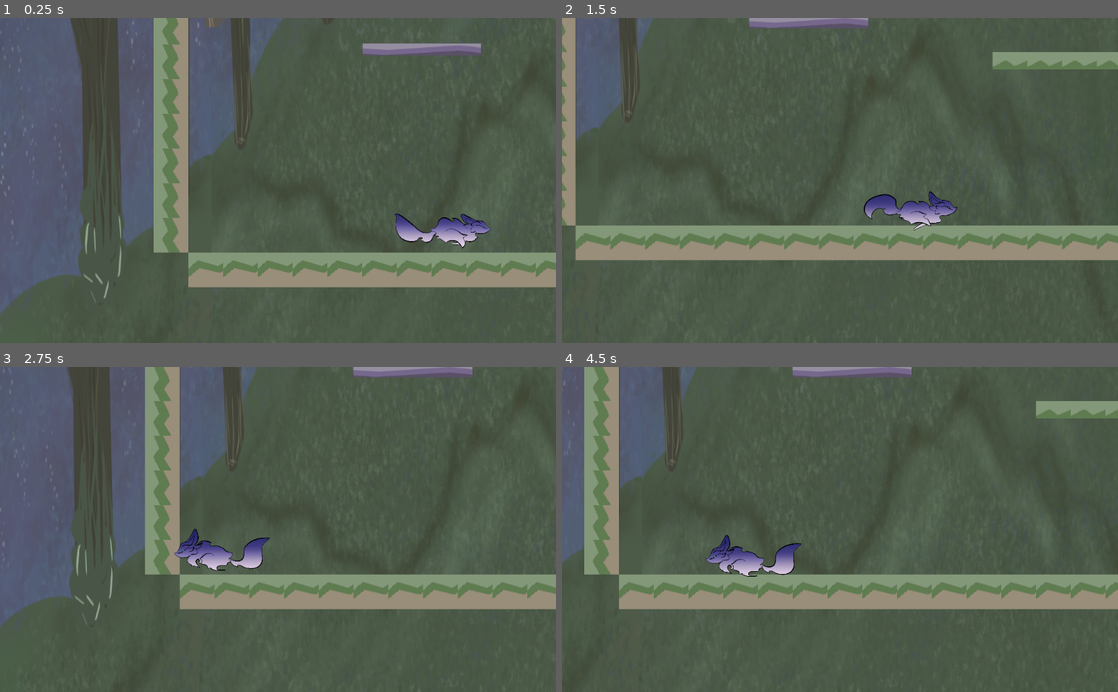
Above: before the commit, frames 1-4 (two rows, left to right).
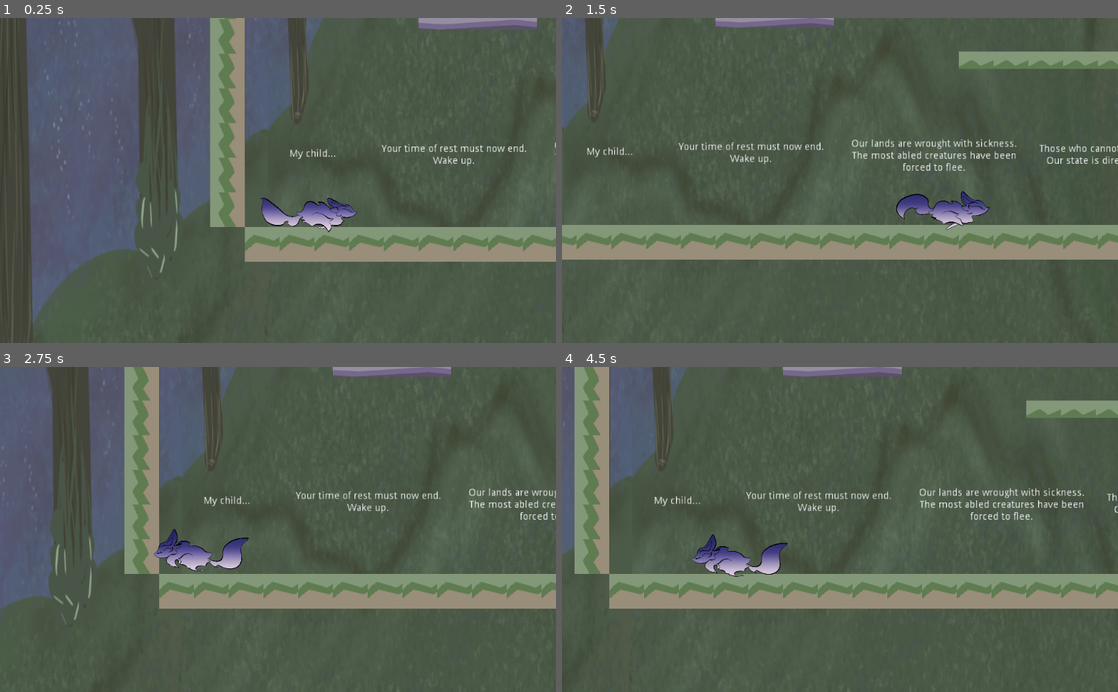
Above: after the commit, the same moments.

Repository: yeetables/Gami
Game: Godot game, scene res://Scenes/World.tscn
Two runs of this game, one before a commit and one after it. Both use one fixed random seed, a clock stepped at 60 frames per second and the inputs below.
Inputs (mouse positions are in pixels of both pictures, inside the frame that each line leads up to):
- Up to frame 1 (0.25 s): no input
- Up to frame 2 (1.5 s): move the mouse to (962, 164) at 0.52 s; press the mouse at (962, 164) at 0.53 s; hold D from 0.53 s (still down); tap Space at 0.77 s; tap 3 at 0.8, 1.35 s; move the mouse to (728, 196) at 1.27 s; release the mouse at (728, 196) at 1.28 s
- Up to frame 3 (2.75 s): tap Space at 1.52 s; click (166, 545) at 1.55 s; move the mouse to (333, 458) at 2.02 s; release D at 2.03 s; press the mouse at (333, 458) at 2.03 s; hold A from 2.03 s (still down); tap 3 at 2.3 s
- Up to frame 4 (4.5 s): move the mouse to (812, 594) at 2.77 s; release A at 2.78 s; release the mouse at (812, 594) at 2.78 s; hold D 2.78-4.28 s; tap 3 at 2.85, 3.8 s; tap Space at 3.02, 3.77 s; click (812, 594) at 3.05 s; move the mouse to (1006, 578) at 3.52 s; hold 1 3.53-4.28 s; click (1006, 578) at 3.67 s; move the mouse to (673, 480) at 4.27 s; hold A from 4.28 s (still down); tap 2 at 4.35 s

The runs differ from the first frame. In frame 1, 37% of the frame differs, in the area x 0-100%, y 0-100%; in frame 2, 8.3%; in frame 3, 16%; in frame 4, 10%.

Commit message:
second dash

Diff:
--- a/src/Scenes/World.tscn
+++ b/src/Scenes/World.tscn
@@ -22,12 +22,13 @@
 [node name="Player" parent="." index="0" instance=ExtResource( 1 )]
 
 pause_mode = 2
-position = Vector2( 500, 500 )
+position = Vector2( 150, 530 )
 z_index = 1
 _sections_unfolded = [ "Pause", "Transform", "Z Index" ]
 
 [node name="Camera" type="KinematicBody2D" parent="." index="1"]
 
+editor/display_folded = true
 position = Vector2( 61.3459, 443.054 )
 input_pickable = false
 collision_layer = 1
@@ -107,6 +108,7 @@
 
 [node name="ParallaxBackground" type="ParallaxBackground" parent="." index="4"]
 
+editor/display_folded = true
 layer = -1
 offset = Vector2( 0, 0 )
 rotation = 0.0
@@ -130,6 +132,8 @@
 
 [node name="Spikes" type="Node2D" parent="." index="5"]
 
+editor/display_folded = true
+
 [node name="spike" parent="Spikes" index="0" instance=ExtResource( 5 )]
 
 position = Vector2( 487.354, 588.151 )
@@ -186,6 +190,8 @@
 _sections_unfolded = [ "Transform" ]
 
 [node name="crumbles" type="Node2D" parent="." index="6"]
+
+editor/display_folded = true
 
 [node name="crumbling" parent="crumbles" index="0" instance=ExtResource( 6 )]
 
@@ -368,6 +374,7 @@
 
 [node name="SpawnPoint2" type="Area2D" parent="." index="11"]
 
+editor/display_folded = true
 position = Vector2( 2539.05, -231.902 )
 input_pickable = true
 gravity_vec = Vector2( 0, 1 )
@@ -390,6 +397,7 @@
 
 [node name="SpawnPoint3" type="Area2D" parent="." index="12"]
 
+editor/display_folded = true
 position = Vector2( 2975.49, -856.2 )
 input_pickable = true
 gravity_vec = Vector2( 0, 1 )
@@ -407,6 +415,213 @@
 
 shape = SubResource( 1 )
 
+[node name="Label" type="Label" parent="." index="13"]
+
+anchor_left = 0.0
+anchor_top = 0.0
+anchor_right = 0.0
+anchor_bottom = 0.0
+margin_left = -15.0
+margin_top = 396.0
+margin_right = 201.0
+margin_bottom = 467.0
+rect_scale = Vector2( 1.3, 1.3 )
+rect_pivot_offset = Vector2( 0, 0 )
+rect_clip_content = false
+mouse_filter = 2
+mouse_default_cursor_shape = 0
+size_flags_horizontal = 1
+size_flags_vertical = 4
+text = "My child..."
+align = 1
+valign = 1
+percent_visible = 1.0
+lines_skipped = 0
+max_lines_visible = -1
+_sections_unfolded = [ "Rect" ]
+
+[node name="Label3" type="Label" parent="." index="14"]
+
+anchor_left = 0.0
+anchor_top = 0.0
+anchor_right = 0.0
+anchor_bottom = 0.0
+margin_left = 561.0
+margin_top = 394.0
+margin_right = 810.0
+margin_bottom = 478.0
+rect_scale = Vector2( 1.3, 1.3 )
+rect_pivot_offset = Vector2( 0, 0 )
+rect_clip_content = false
+mouse_filter = 2
+mouse_default_cursor_shape = 0
+size_flags_horizontal = 1
+size_flags_vertical = 4
+text = "Our lands are wrought with sickness. The most abled creatures have been forced to flee."
+align = 1
+valign = 1
+autowrap = true
+percent_visible = 1.0
+lines_skipped = 0
+max_lines_visible = -1
+_sections_unfolded = [ "Rect" ]
+
+[node name="Label4" type="Label" parent="." index="15"]
+
+anchor_left = 0.0
+anchor_top = 0.0
+anchor_right = 0.0
+anchor_bottom = 0.0
+margin_left = 915.0
+margin_top = 393.0
+margin_right = 1177.0
+margin_bottom = 477.0
+rect_scale = Vector2( 1.3, 1.3 )
+rect_pivot_offset = Vector2( 0, 0 )
+rect_clip_content = false
+mouse_filter = 2
+mouse_default_cursor_shape = 0
+size_flags_horizontal = 1
+size_flags_vertical = 4
+text = "Those who cannot leave struggle greatly. Our state is dire, and I fear the worst."
+align = 1
+valign = 1
+autowrap = true
+percent_visible = 1.0
+lines_skipped = 0
+max_lines_visible = -1
+_sections_unfolded = [ "Rect" ]
+
+[node name="Label5" type="Label" parent="." index="16"]
+
+anchor_left = 0.0
+anchor_top = 0.0
+anchor_right = 0.0
+anchor_bottom = 0.0
+margin_left = 1333.0
+margin_top = 395.0
+margin_right = 1595.0
+margin_bottom = 479.0
+rect_scale = Vector2( 1.3, 1.3 )
+rect_pivot_offset = Vector2( 0, 0 )
+rect_clip_content = false
+mouse_filter = 2
+mouse_default_cursor_shape = 0
+size_flags_horizontal = 1
+size_flags_vertical = 4
+text = "Yet you...you have remained untouched. Whether through resilience or pure luck, you have continued to flourish in the midst of the mountain’s decay."
+align = 1
+valign = 1
+autowrap = true
+percent_visible = 1.0
+lines_skipped = 0
+max_lines_visible = -1
+_sections_unfolded = [ "Rect" ]
+
+[node name="Label6" type="Label" parent="." index="17"]
+
+anchor_left = 0.0
+anchor_top = 0.0
+anchor_right = 0.0
+anchor_bottom = 0.0
+margin_left = 1799.0
+margin_top = 403.0
+margin_right = 2076.0
+margin_bottom = 487.0
+rect_scale = Vector2( 1.3, 1.3 )
+rect_pivot_offset = Vector2( 0, 0 )
+rect_clip_content = false
+mouse_filter = 2
+mouse_default_cursor_shape = 0
+size_flags_horizontal = 1
+size_flags_vertical = 4
+text = "I can only hope that your shining spirit will be enough to free us from this darkness."
+align = 1
+valign = 1
+autowrap = true
+percent_visible = 1.0
+lines_skipped = 0
+max_lines_visible = -1
+_sections_unfolded = [ "Rect" ]
+
+[node name="Label7" type="Label" parent="." index="18"]
+
+anchor_left = 0.0
+anchor_top = 0.0
+anchor_right = 0.0
+anchor_bottom = 0.0
+margin_left = 2217.0
+margin_top = 398.0
+margin_right = 2506.0
+margin_bottom = 482.0
+rect_scale = Vector2( 1.3, 1.3 )
+rect_pivot_offset = Vector2( 0, 0 )
+rect_clip_content = false
+mouse_filter = 2
+mouse_default_cursor_shape = 0
+size_flags_horizontal = 1
+size_flags_vertical = 4
+text = "Two hearts of the mountain have been lost. The stones of vitality and strength. You must retrieve them and ascend the mountain."
+align = 1
+valign = 1
+autowrap = true
+percent_visible = 1.0
+lines_skipped = 0
+max_lines_visible = -1
+_sections_unfolded = [ "Rect" ]
+
+[node name="Label8" type="Label" parent="." index="19"]
+
+anchor_left = 0.0
+anchor_top = 0.0
+anchor_right = 0.0
+anchor_bottom = 0.0
+margin_left = 2657.0
+margin_top = 430.0
+margin_right = 2946.0
+margin_bottom = 514.0
+rect_scale = Vector2( 1.3, 1.3 )
+rect_pivot_offset = Vector2( 0, 0 )
+rect_clip_content = false
+mouse_filter = 2
+mouse_default_cursor_shape = 0
+size_flags_horizontal = 1
+size_flags_vertical = 4
+text = "We must restore our home and save our people."
+align = 1
+valign = 1
+autowrap = true
+percent_visible = 1.0
+lines_skipped = 0
+max_lines_visible = -1
+_sections_unfolded = [ "Rect" ]
+
+[node name="Label2" type="Label" parent="." index="20"]
+
+anchor_left = 0.0
+anchor_top = 0.0
+anchor_right = 0.0
+anchor_bottom = 0.0
+margin_left = 238.0
+margin_top = 370.0
+margin_right = 466.0
+margin_bottom = 483.0
+rect_scale = Vector2( 1.3, 1.3 )
+rect_pivot_offset = Vector2( 0, 0 )
+rect_clip_content = false
+mouse_filter = 2
+mouse_default_cursor_shape = 0
+size_flags_horizontal = 1
+size_flags_vertical = 4
+text = "Your time of rest must now end. Wake up."
+align = 1
+valign = 1
+autowrap = true
+percent_visible = 1.0
+lines_skipped = 0
+max_lines_visible = -1
+_sections_unfolded = [ "Rect" ]
+
 [connection signal="body_entered" from="SpawnPoint2" to="SpawnPoint2" method="_on_SpawnPoint2_body_entered"]
 
 [connection signal="body_entered" from="SpawnPoint3" to="SpawnPoint3" method="_on_SpawnPoint3_body_entered"]
--- a/src/Scripts/CameraMan.gd
+++ b/src/Scripts/CameraMan.gd
@@ -29,7 +29,8 @@
 			#position = target
 	else:
 		#print("camera")
-		velocity.y = 0
-		velocity.x = -1
-		velocity = velocity.normalized() * speed
-		move_and_slide(velocity)
+		#velocity.y = 0
+		#velocity.x = -1
+		#velocity = velocity.normalized() * speed
+		#move_and_slide(velocity)
+		pass
--- a/src/Scripts/Player.gd
+++ b/src/Scripts/Player.gd
@@ -25,6 +25,10 @@
 var duration_ms
 var start_value
 const END_VALUE = 1
+
+var second_dash = false
+var second_count = 0
+var direction = 0
 
 
 # Function to slow engine time
@@ -69,7 +73,7 @@
 		print("2nd gear")
 	elif Input.is_key_pressed(KEY_3):
 		MAX_SPEED = 625
-		jforce = 560
+		jforce = 700 #Should be 560
 #		ACC = 10
 		print("3rd gear")
 	else:
@@ -158,6 +162,16 @@
 	if is_on_floor():
 		landed = true
 
+	if second_dash == true:
+		xspeed = 0
+		yspeed = 0
+		move_and_slide(direction * DASH_SPEED, UP)
+		second_count += 1
+
+	if second_count >= 100:
+		second_dash = false
+		second_count = 0
+
 	#print(xspeed, yspeed)
 	velocity.x = 1 * xspeed
 	velocity.y = min(-1 * yspeed, 800)
@@ -174,11 +188,12 @@
 	return -c * (sqrt(1 - t * t) - 1) + b
 
 func second_dash():
-	mousepos = get_viewport().get_mouse_position()
-	var direction = (mousepos - self.global_position).normalized()
-	print(direction)
-	move_and_slide(direction * DASH_SPEED)
-	direction = 0
+	mousepos = get_global_mouse_position()
+	direction = (mousepos - self.global_position).normalized()
+	print(mousepos, self.global_position)
+	#print(direction)
+	dash = false
+	second_dash = true
 
 func _ready():
 	# Called when the node is added to the scene for the first time.
